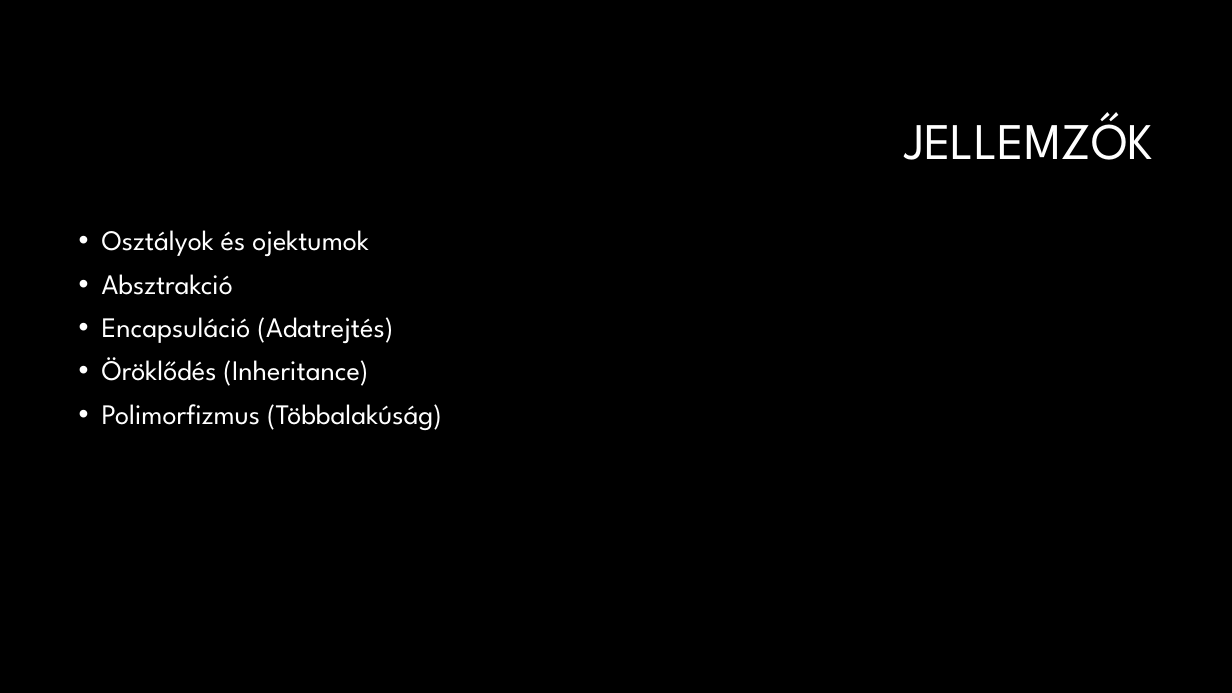
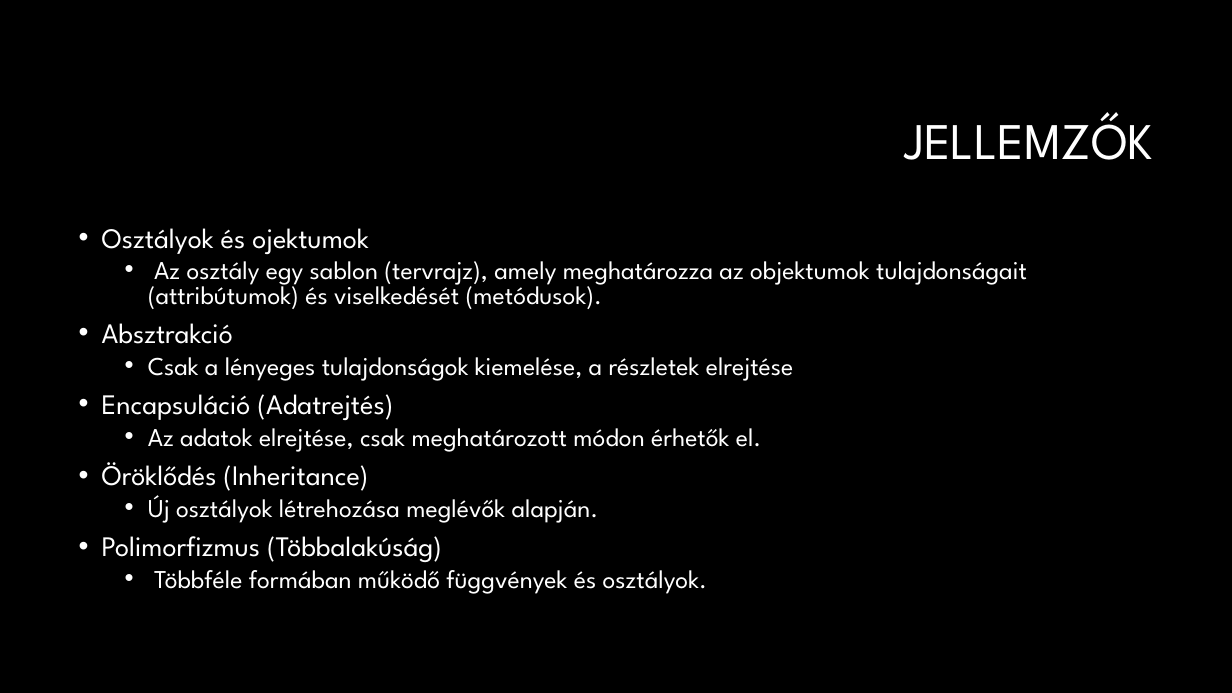
Before and after one commit to SzaboBence1027/QuickTick, a slide deck: slide 4 of Objektum orientált Programozás.pptx (slide 3 before the commit). Drawn at 1232x693 pixels with LibreOffice and Linux fonts; fonts in the diff are those of the drawing; background and template pictures are left out. Boxes give left, top, right and bottom in pixels: in the first picture for what was removed or moved away, otherwise in the second. Text is boxed around its words. In the diff, an @@ line names an element or a change of style, - is before the commit and + after.

```diff
--- a/Objektum orientált Programozás.pptx
+++ b/Objektum orientált Programozás.pptx
@@ text at [102,228,442,562]: line spacing 0.9 to 0.8 @@
@@ text at [148,253,1027,309]: paragraph added @@
+  • Az osztály egy sablon (tervrajz), amely meghatározza az objektumok tulajdonságait (attribútumok) és viselkedését (metódusok).
@@ text at [148,357,794,381]: paragraph added @@
+  • Csak a lényeges tulajdonságok kiemelése, a részletek elrejtése
@@ text at [148,428,762,452]: paragraph added @@
+  • Az adatok elrejtése, csak meghatározott módon érhetők el.
@@ text at [148,495,599,523]: paragraph added @@
+  • Új osztályok létrehozása meglévők alapján.
@@ text at [154,570,707,594]: paragraph added @@
+  • Többféle formában működő függvények és osztályok.
```
Also in this commit, not shown: 5 other slides changed, 4 slides added.
